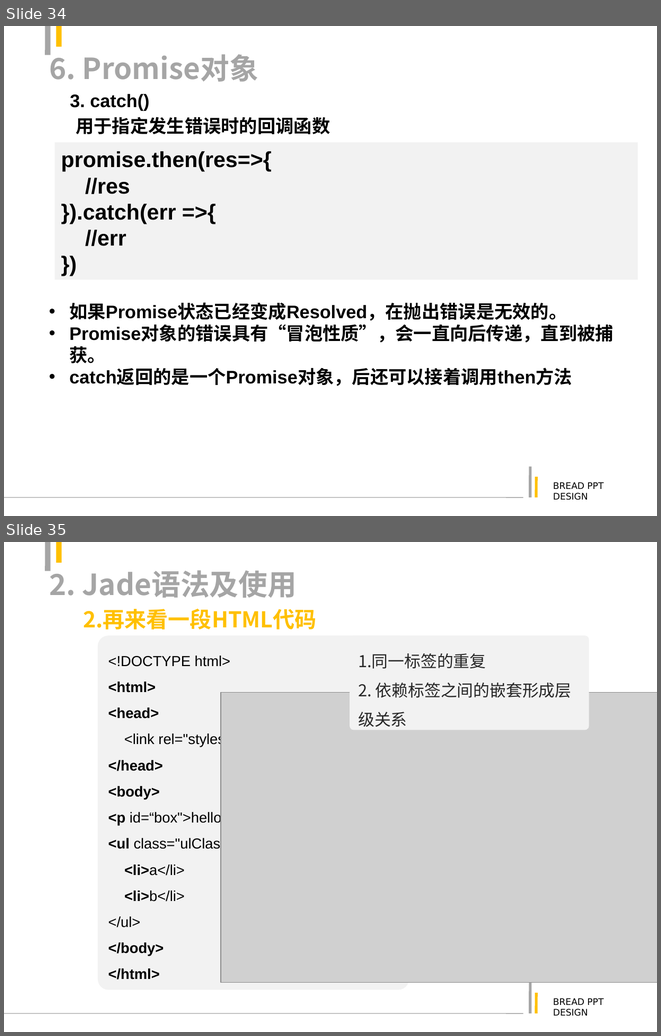
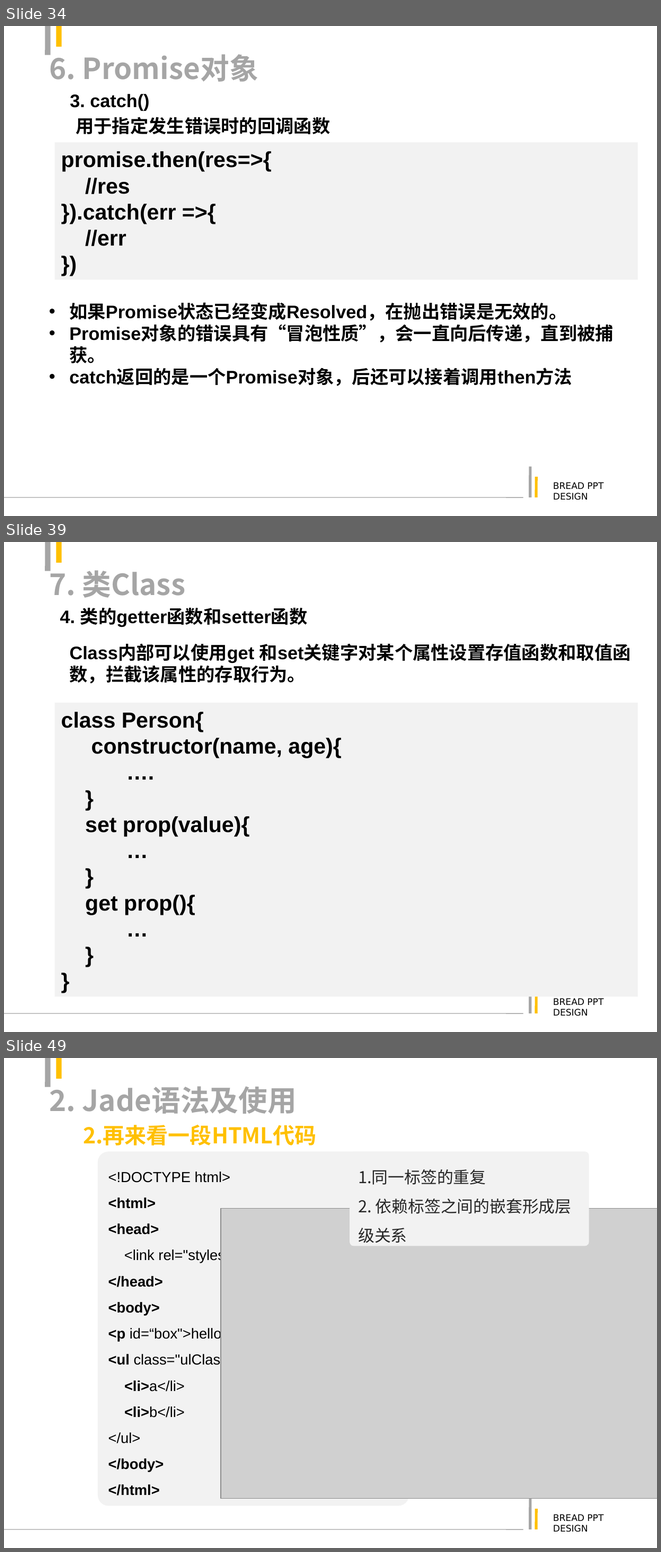
Before and after one commit to justforuse/psae-es6, a slide deck: es6.ppt. Shown one above the other, each under a label of ours: slides 34 and 35 before the commit, slides 34, 39 and 49 after it; the slides between them are not shown. The pictures are 661x1036 and 661x1552 pixels, drawn with LibreOffice and Linux fonts; fonts in the diff are those of the drawing; grey boxes stand for pictures. Boxes give left, top, right and bottom in pixels: in the first picture for what was removed or moved away, otherwise in the second. Text is boxed around its words. In the diff, an @@ line names an element or a change of style, - is before the commit and + after.

```diff
--- a/es6.ppt
+++ b/es6.ppt
@@ slide 39 added at (4, 542, 657, 1032), background #FFFFFF; not listed: 6 template elements that a slide beside it also shows @@
@@ title added at (49, 565, 186, 598), 32 pt, text #A5A5A5, bold @@
+7. 类Class
@@ text added at (60, 608, 308, 627), 20 pt, text #000000, bold @@
+4. 类的getter函数和setter函数
@@ text added at (70, 643, 631, 684), 20 pt, text #000000, bold @@
+Class内部可以使用get 和set关键字对某个属性设置存值函数和取值函数，拦截该属性的存取行为。
@@ rectangle added at (55, 703, 638, 996), fill #F2F2F2, 24 pt, text #000000, bold @@
+class Person{
+constructor(name, age){
+….
+}
+set prop(value){
+…
+}
+get prop(){
+…
+}
+}
@@ what was slide 35 is now slide 49 @@
```
Also in this commit, not shown: 3 slides changed, 13 other slides added, 5 other files.
